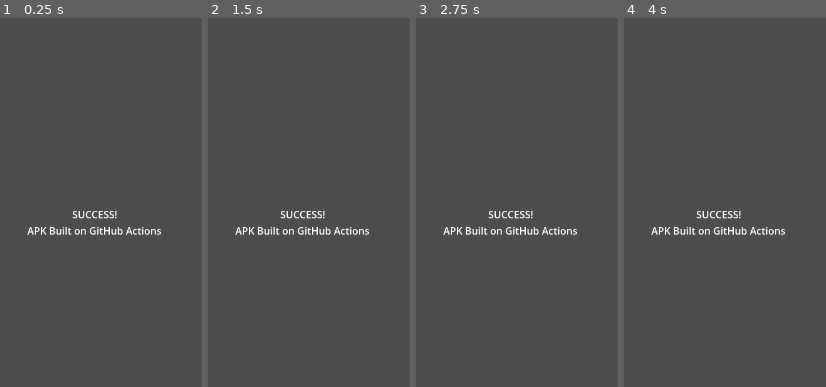
Above: before the commit, frames 1-4 (left to right).
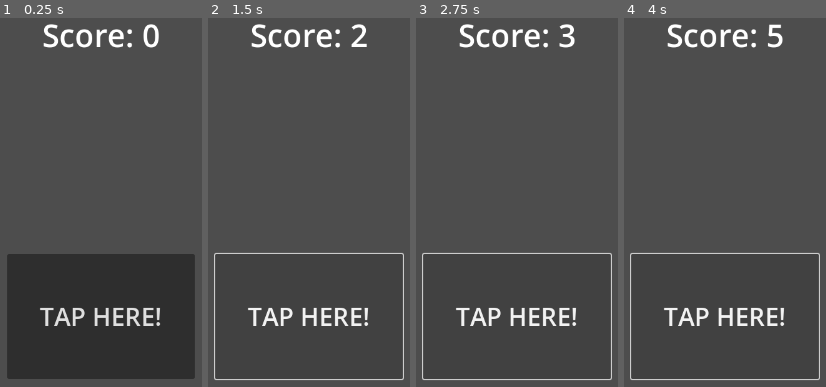
Above: after the commit, the same moments.

Repository: musta5839-sketch/godot-android-ci
Game: Godot game, scene res://main.tscn
The game is run twice, just before and just after one commit, with the same random seed, the same clock (stepped at 60 frames per second) and the same inputs.
Inputs (mouse positions are in pixels of both pictures, inside the frame that each line leads up to):
- Up to frame 1 (0.25 s): no input
- Up to frame 2 (1.5 s): click (309, 316) at 0.5 s, where only the run after the commit has a clickable "TAP HERE!"; click (309, 316) at 1.25 s, where only the run after the commit has a clickable "TAP HERE!"
- Up to frame 3 (2.75 s): click (517, 316) at 2 s, where only the run after the commit has a clickable "TAP HERE!"
- Up to frame 4 (4 s): tap Enter at 2.75 s; tap Space at 3.5 s

The runs differ from the first frame. In frame 1, 34% of the frame differs, in the area x 3-97%, y 1-98%; in frame 2, 4.5%; in frame 3, 4.5%; in frame 4, 4.5%.

Commit message:
Add clicker game

Diff:
--- /dev/null
+++ b/main.gd
@@ -0,0 +1,13 @@
+extends Node2D
+
+var score = 0
+
+func _ready():
+    update_score_label()
+
+func _on_button_pressed():
+    score += 1
+    update_score_label()
+
+func update_score_label():
+    $ScoreLabel.text = "Score: " + str(score)
--- a/main.tscn
+++ b/main.tscn
@@ -1,11 +1,37 @@
-[gd_scene format=3 uid="uid://b4k0r4s2y6l1"]
-[node name="Node2D" type="Node2D"]
-[node name="Label" type="Label" parent="."]
-offset_left = 100.0
-offset_top = 500.0
-offset_right = 600.0
-offset_bottom = 600.0
-text = "SUCCESS!
-APK Built on GitHub Actions"
+[gd_scene load_steps=2 format=3 uid="uid://b4k0r4s2y6l1"]
+
+[ext_resource type="Script" path="res://main.gd" id="1_mainscript"]
+
+[node name="MainScene" type="Node2D"]
+script = ExtResource("1_mainscript")
+
+[node name="ScoreLabel" type="Label" parent="."]
+anchors_preset = 5
+anchor_left = 0.5
+anchor_right = 0.5
+offset_left = 160.0
+offset_top = 200.0
+offset_right = 560.0
+offset_bottom = 300.0
+grow_horizontal = 2
+theme_override_font_sizes/font_size = 50
+text = "Score: 0"
 horizontal_alignment = 1
 vertical_alignment = 1
+
+[node name="Button" type="Button" parent="."]
+anchors_preset = 8
+anchor_left = 0.5
+anchor_top = 0.5
+anchor_right = 0.5
+anchor_bottom = 0.5
+offset_left = 210.0
+offset_top = 600.0
+offset_right = 510.0
+offset_bottom = 800.0
+grow_horizontal = 2
+grow_vertical = 2
+theme_override_font_sizes/font_size = 40
+text = "TAP HERE!"
+
+[connection signal="pressed" from="Button" to="." method="_on_button_pressed"]
